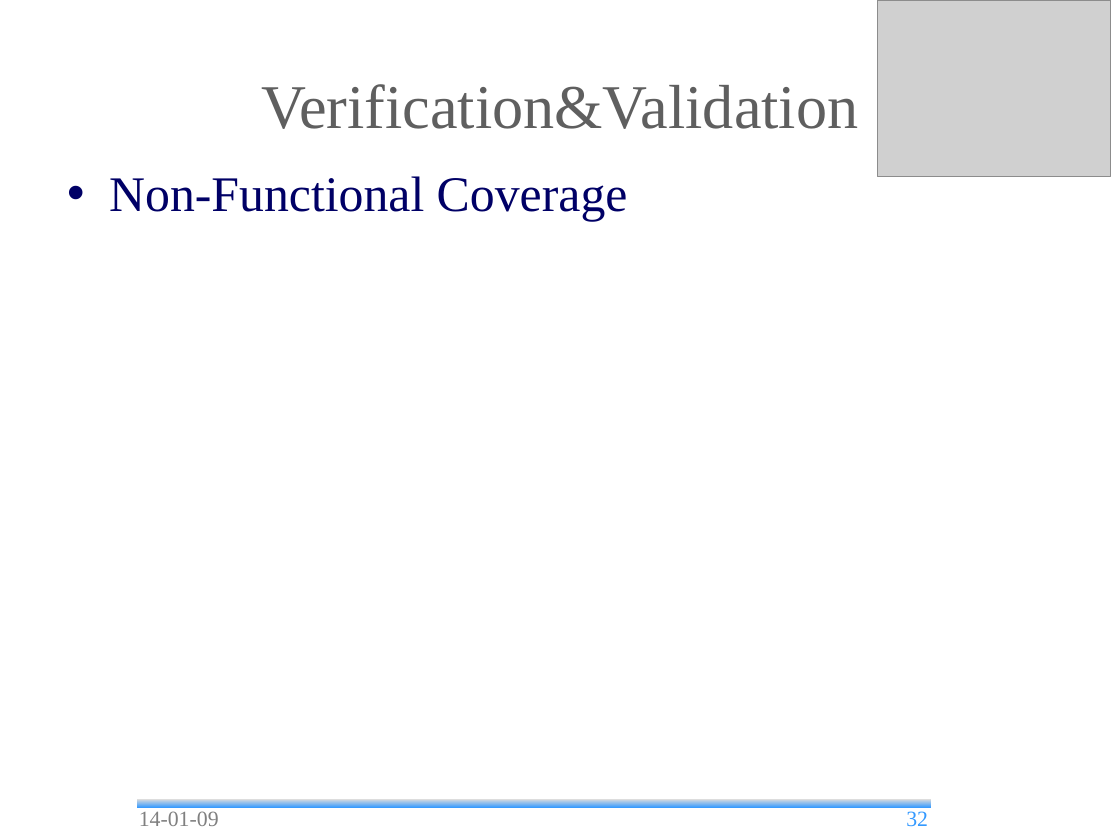
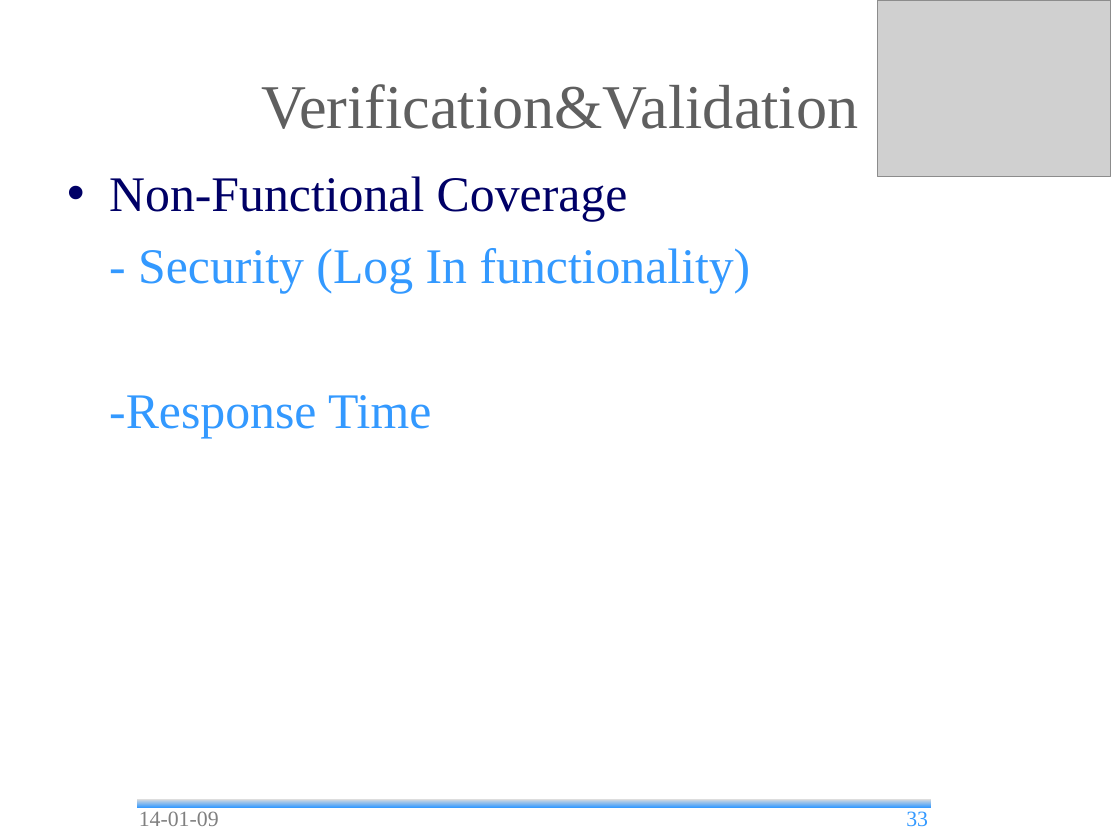
Before and after one commit to andrea-bottoli/DSD, a slide deck: slide 33 of Documentation/Presentations/Final_Presentation.odp (slide 32 before the commit). Drawn at 1120x840 pixels with LibreOffice and Linux fonts; fonts in the diff are those of the drawing; grey boxes stand for pictures; background and template pictures are left out. Boxes give left, top, right and bottom in pixels: in the first picture for what was removed or moved away, otherwise in the second. Text is boxed around its words. In the diff, an @@ line names an element or a change of style, - is before the commit and + after.

```diff
--- a/Documentation/Presentations/Final_Presentation.odp
+++ b/Documentation/Presentations/Final_Presentation.odp
@@ text at (109,248,751,438): paragraphs added @@
+- Security (Log In functionality)
+-Response Time
@@ page number at (906,811,928,827): text changed @@
-32
+33
```
Also in this commit, not shown: 3 other slides changed, 1 slide added.
